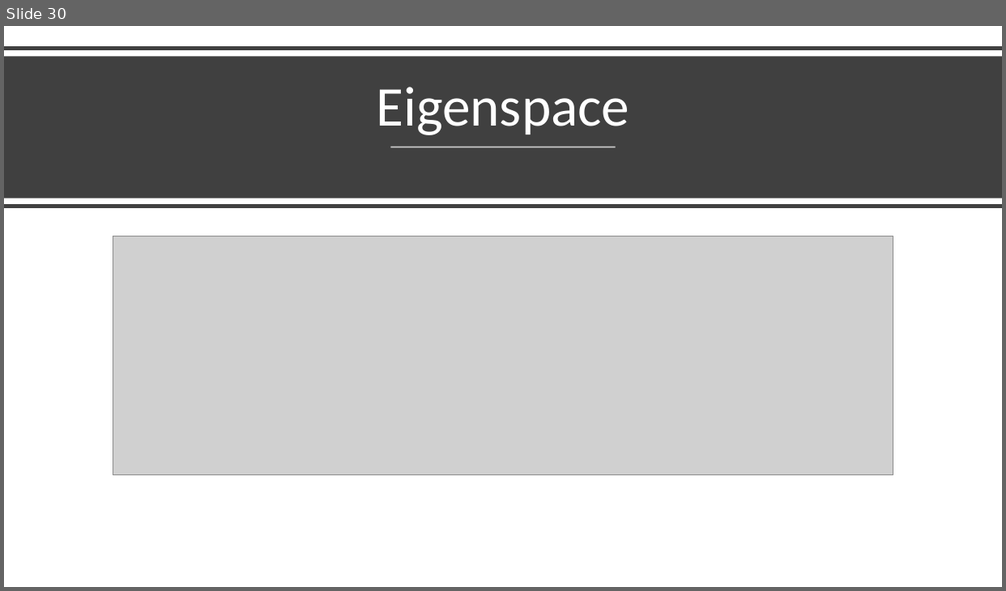
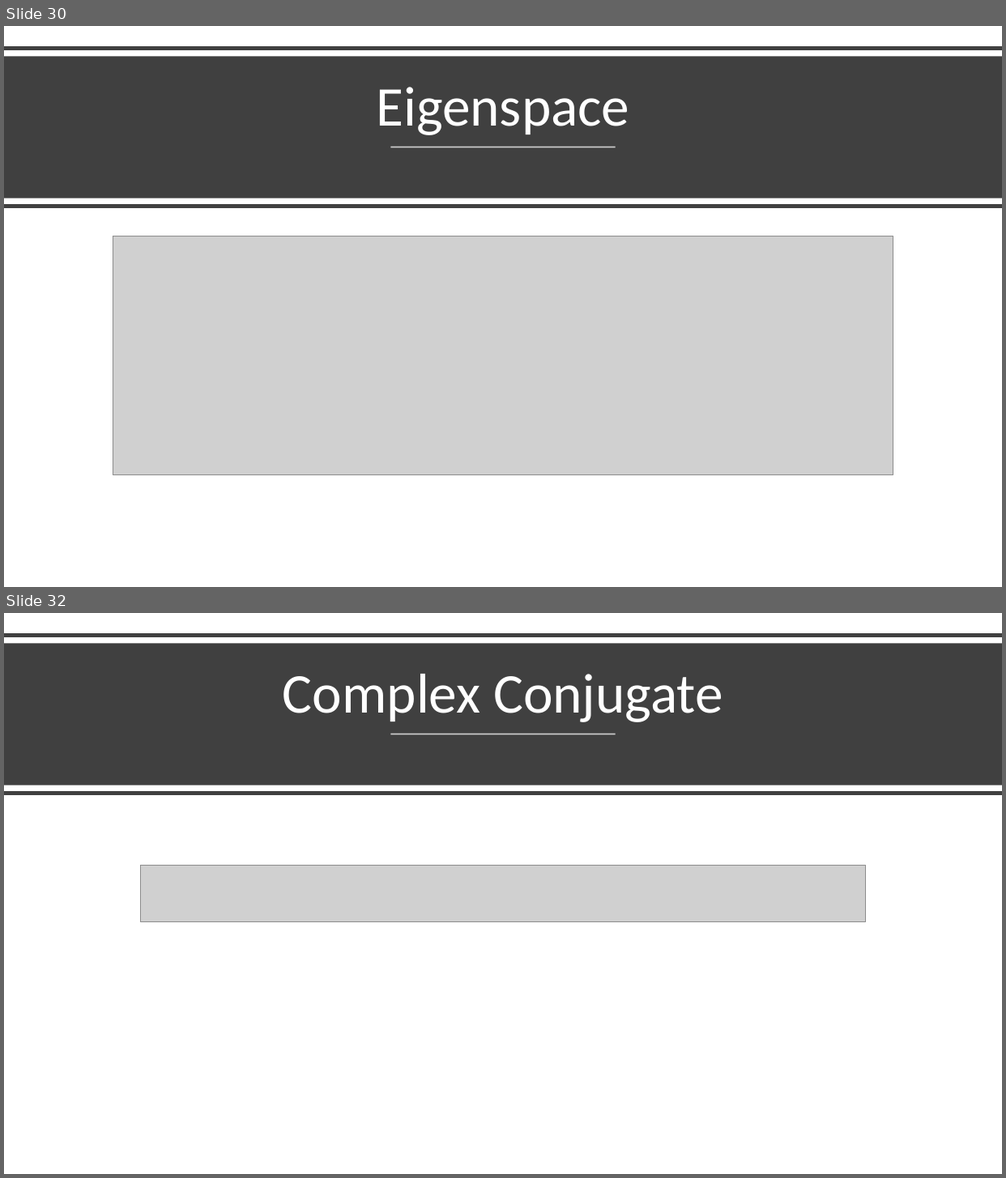
Before and after one commit to Jeffchen54/Linear-Definitions-and-Theorems, a slide deck: Unit 3-4 Definitions.pptx. Shown one above the other, each under a label of ours: slide 30 before the commit, slides 30 and 32 after it; the slides between them are not shown. The pictures are 1006x591 and 1006x1178 pixels, drawn with LibreOffice and Linux fonts; fonts in the diff are those of the drawing; grey boxes stand for pictures. Boxes give left, top, right and bottom in pixels: in the first picture for what was removed or moved away, otherwise in the second. Text is boxed around its words. In the diff, an @@ line names an element or a change of style, - is before the commit and + after.

```diff
--- a/Unit 3-4 Definitions.pptx
+++ b/Unit 3-4 Definitions.pptx
@@ slide 32 added at box(4, 613, 1002, 1174), background #FFFFFF @@
@@ line added from (4, 636) to (1002, 636), #404040 4 pt @@
@@ rectangle added at box(4, 643, 1002, 786), fill #404040 @@
@@ title added at box(283, 674, 723, 722), 54 pt, text #FFFFFF @@
+Complex Conjugate
@@ line added from (391, 735) to (616, 735), #FFFFFF 1.5 pt @@
@@ line added from (4, 794) to (1002, 794), #404040 4 pt @@
@@ picture added at box(141, 866, 866, 922) @@
```
Also in this commit, not shown: 2 other slides added, 1 other file.
